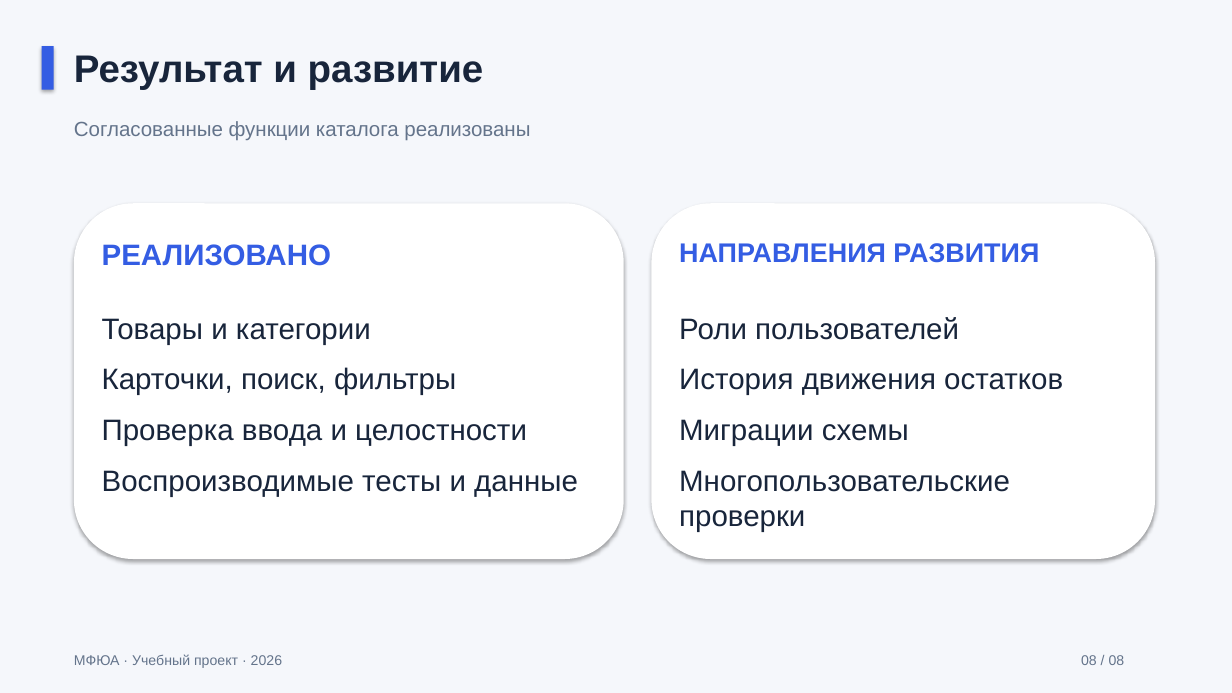
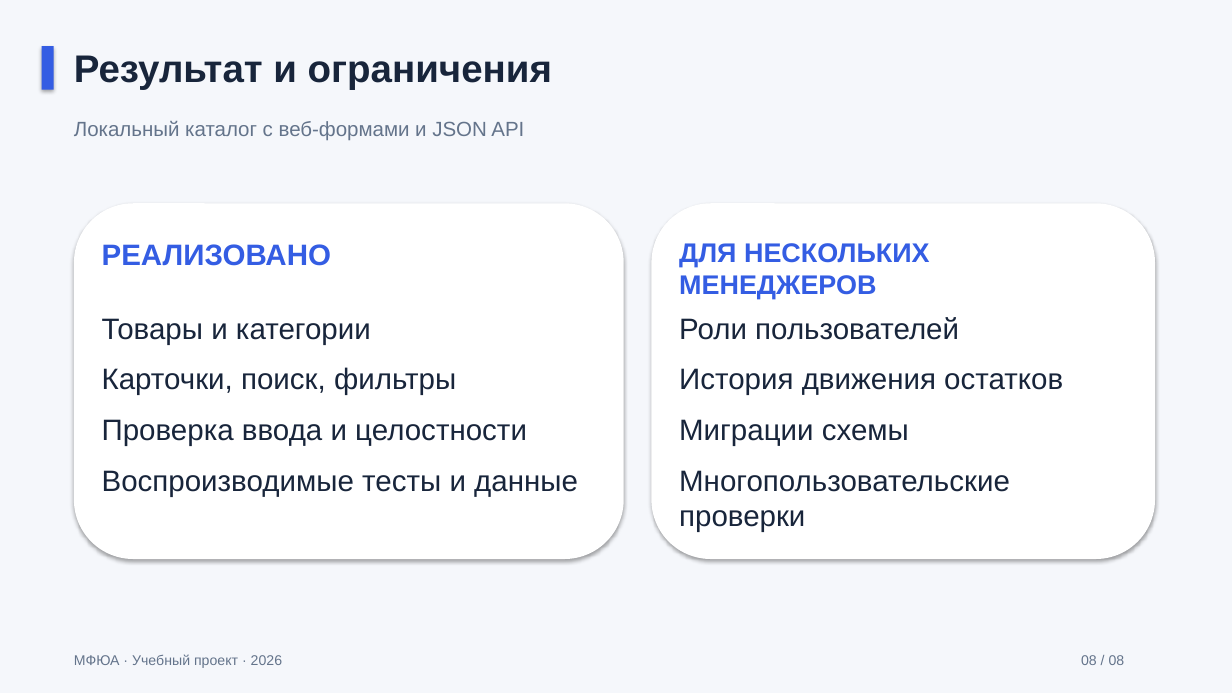
Before and after one commit to Koryza/kyyyyyrsach, a slide deck: slide 8 of docs/defense/catalog_defense.pptx. Drawn at 1232x693 pixels with LibreOffice and Linux fonts; fonts in the diff are those of the drawing. Boxes give left, top, right and bottom in pixels: in the first picture for what was removed or moved away, otherwise in the second. Text is boxed around its words. In the diff, an @@ line names an element or a change of style, - is before the commit and + after.

```diff
--- a/docs/defense/catalog_defense.pptx
+++ b/docs/defense/catalog_defense.pptx
@@ text at (74, 55, 552, 90): text changed @@
-Результат и развитие
+Результат и ограничения
@@ text at (74, 121, 524, 140): text changed @@
-Согласованные функции каталога реализованы
+Локальный каталог с веб-формами и JSON API
@@ text at (679, 243, 930, 299): text changed @@
-НАПРАВЛЕНИЯ РАЗВИТИЯ
+ДЛЯ НЕСКОЛЬКИХ МЕНЕДЖЕРОВ
```
Also in this commit, not shown: 2 other slides changed, 40 other files.
